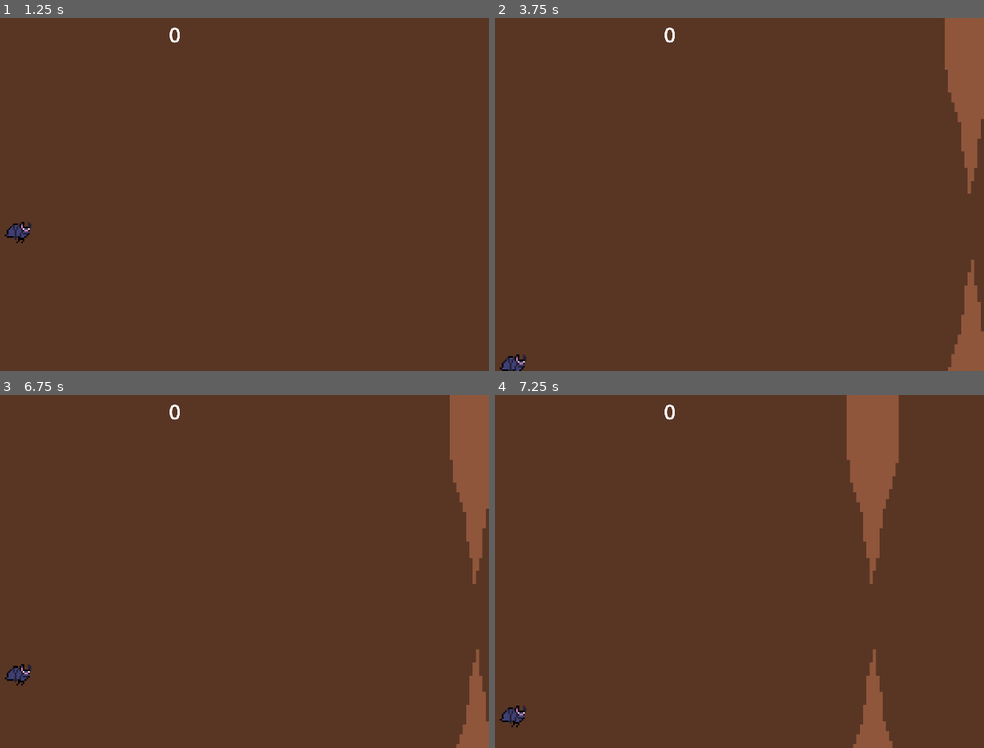
Above: before the commit, frames 1-4 (two rows, left to right).
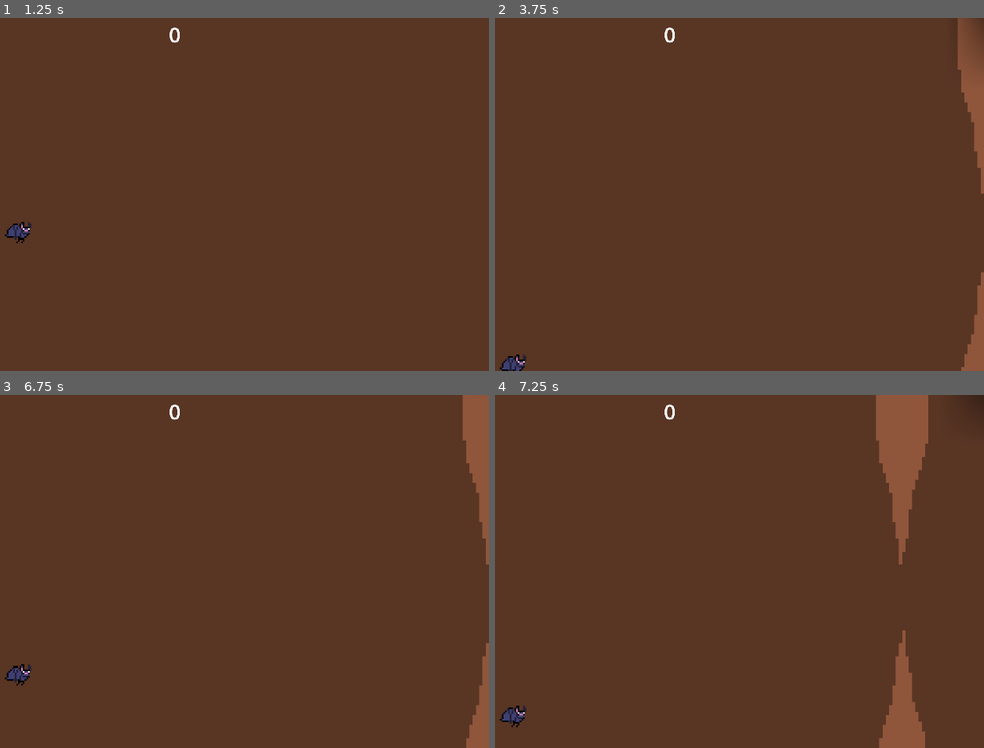
Above: after the commit, the same moments.

Repository: kirjahri/flappy-bat
Game: Godot game, scene res://scenes/main.tscn
Same seed, same stepped clock (60 frames per second), same inputs: the game is played once before the commit and once after it.
Inputs (mouse positions are in pixels of both pictures, inside the frame that each line leads up to):
- Up to frame 1 (1.25 s): move the mouse to (312, 176) at 0.52 s; hold Right mouse button (dive) from 0.53 s (still down); click (312, 176) at 0.77 s
- Up to frame 2 (3.75 s): move the mouse to (543, 212) at 1.27 s; release Right mouse button (dive) at 1.28 s; right-click (543, 212) at 1.35 s; click (543, 212) at 1.52 s; move the mouse to (734, 116) at 2.02 s; hold Right mouse button (dive) 2.03-2.78 s; move the mouse to (636, 265) at 2.77 s; right-click (636, 265) at 2.85 s; click (636, 265) at 3.02 s; tap Enter at 3.5 s; move the mouse to (856, 247) at 3.52 s; hold Right mouse button (dive) from 3.53 s (still down)
- Up to frame 3 (6.75 s): click (361, 624) at 3.77 s; move the mouse to (outside the picture) at 4.27 s; release Right mouse button (dive) at 4.28 s; right-click (outside the picture) at 4.35 s; click (outside the picture) at 4.52 s; move the mouse to (205, 571) at 5.02 s; hold Right mouse button (dive) 5.03-5.78 s; move the mouse to (83, 483) at 5.77 s; right-click (83, 483) at 5.85 s; click (83, 483) at 6.02 s; tap Space at 6.5 s; move the mouse to (312, 553) at 6.52 s; hold Right mouse button (dive) from 6.53 s (still down)
- Up to frame 4 (7.25 s): keep holding Right mouse button (dive); click (807, 553) at 6.77 s

Frame 1 is identical in both runs. In frame 2, 2.7% of the frame differs, in the area x 91-100%, y 0-100%; in frame 3, 2.4%; in frame 4, 7.0%, in the area x 71-100%, y 0-100%.

Commit message:
feat: dim the player's vision over a set time

Diff:
--- a/scenes/dripstones.tscn
+++ b/scenes/dripstones.tscn
@@ -9,6 +9,7 @@
 [node name="Dripstones" type="Node2D" node_paths=PackedStringArray("score_area") groups=["dripstones"]]
 script = ExtResource("1_peu2f")
 score_area = NodePath("ScoreArea")
+speed = 500.0
 
 [node name="Dripstone" parent="." instance=ExtResource("1_56cwe")]
 position = Vector2(0, -50)
--- a/scenes/main.tscn
+++ b/scenes/main.tscn
@@ -15,7 +15,7 @@
 [sub_resource type="WorldBoundaryShape2D" id="WorldBoundaryShape2D_sugp2"]
 normal = Vector2(1, 0)
 
-[node name="Main" type="Node" node_paths=PackedStringArray("destroy_area", "timer", "gui")]
+[node name="Main" type="Node" node_paths=PackedStringArray("destroy_area", "timer", "gui", "player")]
 script = ExtResource("1_0wfyh")
 dripstones_scene = ExtResource("2_sugp2")
 destroy_area = NodePath("DripstonesDestroyArea")
@@ -23,11 +23,17 @@
 x = 2120.0
 y_min = 350.0
 y_max = 750.0
+added_speed = 3.0
 orb_scene = ExtResource("3_tefeu")
+added_x_range_max = 300.0
 gui = NodePath("CanvasLayer/GUI")
+player = NodePath("Player")
 
 [node name="DripstonesTimer" type="Timer" parent="."]
 wait_time = 0.8
+
+[node name="LightTimer" type="Timer" parent="."]
+wait_time = 50.0
 
 [node name="KillZone" parent="." instance=ExtResource("4_jyhfs")]
 
@@ -64,3 +70,7 @@
 
 [node name="GUI" parent="CanvasLayer" instance=ExtResource("5_tbgi4")]
 unique_name_in_owner = true
+
+[node name="CanvasModulate" type="CanvasModulate" parent="."]
+light_mask = 3
+color = Color(0, 0, 0, 1)
--- a/scenes/orb.tscn
+++ b/scenes/orb.tscn
@@ -1,7 +1,8 @@
-[gd_scene load_steps=4 format=3 uid="uid://by0077tgv1o31"]
+[gd_scene load_steps=5 format=3 uid="uid://by0077tgv1o31"]
 
 [ext_resource type="Texture2D" uid="uid://dua0n4fheov00" path="res://assets/sprites/yellow-orb.png" id="1_ktqa0"]
 [ext_resource type="Script" uid="uid://cwi7yfmq7d77f" path="res://scripts/orb.gd" id="1_ubfm6"]
+[ext_resource type="Texture2D" uid="uid://d1txoe7troe3i" path="res://assets/sprites/light.png" id="3_g6cbt"]
 
 [sub_resource type="CircleShape2D" id="CircleShape2D_ubfm6"]
 radius = 6.0
@@ -14,3 +15,8 @@
 
 [node name="CollisionShape2D" type="CollisionShape2D" parent="."]
 shape = SubResource("CircleShape2D_ubfm6")
+
+[node name="PointLight2D" type="PointLight2D" parent="."]
+scale = Vector2(3, 3)
+blend_mode = 2
+texture = ExtResource("3_g6cbt")
--- a/scenes/player.tscn
+++ b/scenes/player.tscn
@@ -1,14 +1,62 @@
-[gd_scene load_steps=3 format=3 uid="uid://byn03koj8bqtk"]
+[gd_scene load_steps=7 format=3 uid="uid://byn03koj8bqtk"]
 
 [ext_resource type="Script" uid="uid://csx0hry5oj5wl" path="res://scripts/player.gd" id="1_g2els"]
 [ext_resource type="Texture2D" uid="uid://b2h5alyflo51f" path="res://assets/sprites/bat.png" id="2_g2els"]
+[ext_resource type="Texture2D" uid="uid://d1txoe7troe3i" path="res://assets/sprites/light.png" id="3_qhqgy"]
 
-[node name="Player" type="CharacterBody2D"]
+[sub_resource type="Animation" id="Animation_dqkch"]
+resource_name = "lose_vision"
+length = 30.0
+tracks/0/type = "value"
+tracks/0/imported = false
+tracks/0/enabled = true
+tracks/0/path = NodePath("PointLight2D:scale")
+tracks/0/interp = 1
+tracks/0/loop_wrap = true
+tracks/0/keys = {
+"times": PackedFloat32Array(0, 30),
+"transitions": PackedFloat32Array(1, 1),
+"update": 0,
+"values": [Vector2(50, 50), Vector2(1, 1)]
+}
+
+[sub_resource type="Animation" id="Animation_qlg0r"]
+length = 0.001
+tracks/0/type = "value"
+tracks/0/imported = false
+tracks/0/enabled = true
+tracks/0/path = NodePath("PointLight2D:scale")
+tracks/0/interp = 1
+tracks/0/loop_wrap = true
+tracks/0/keys = {
+"times": PackedFloat32Array(0),
+"transitions": PackedFloat32Array(1),
+"update": 0,
+"values": [Vector2(50, 50)]
+}
+
+[sub_resource type="AnimationLibrary" id="AnimationLibrary_tuyoq"]
+_data = {
+&"RESET": SubResource("Animation_qlg0r"),
+&"lose_vision": SubResource("Animation_dqkch")
+}
+
+[node name="Player" type="CharacterBody2D" node_paths=PackedStringArray("animation_player")]
 scale = Vector2(5, 5)
 script = ExtResource("1_g2els")
+animation_player = NodePath("AnimationPlayer")
 
 [node name="Sprite2D" type="Sprite2D" parent="."]
 texture = ExtResource("2_g2els")
 
 [node name="CollisionPolygon2D" type="CollisionPolygon2D" parent="."]
 polygon = PackedVector2Array(7, -3, 3, -3, 0, -5, -3, -5, -7, -1, -8, 2, -7, 4, 0, 4, 0, 6, 4, 6, 4, 4, 7, 2)
+
+[node name="PointLight2D" type="PointLight2D" parent="."]
+scale = Vector2(50, 50)
+texture = ExtResource("3_qhqgy")
+
+[node name="AnimationPlayer" type="AnimationPlayer" parent="."]
+libraries = {
+&"": SubResource("AnimationLibrary_tuyoq")
+}
--- a/scripts/main.gd
+++ b/scripts/main.gd
@@ -20,7 +20,7 @@
 
 @export_group("Orb")
 @export var orb_scene: PackedScene
-@export var spawn_odds: float = 0.2
+@export var spawn_odds: float = 1.0 / 3.0
 
 @export_subgroup("Spawn Position")
 @export var added_x_range_min: float = 100.0
@@ -31,6 +31,14 @@
 
 @export_group("GUI")
 @export var gui: Control
+
+@export_group("Player")
+@export var player: CharacterBody2D
+
+@export_subgroup("Vision")
+
+# Defines how many seconds the animation that limits the player's vision is set back (0.0 restores nothing, 20.0 restores it all).
+@export_range(0, 20, 0.2) var seconds_restored: float = 2.0
 
 var score: int = 0
 var dripstones_speed: float
@@ -92,4 +100,9 @@
 
 
 func _on_orb_collected() -> void:
-	increment_score(1)
+	var animation_player: AnimationPlayer = player.get_node("AnimationPlayer")
+	var current_position: float = animation_player.current_animation_position
+
+	# Play the `"lose_vision"` animation starting from the previous current position minus `seconds_restored` until the end
+	animation_player.stop()
+	animation_player.play_section("lose_vision", current_position - seconds_restored, -1.0)
--- a/scripts/player.gd
+++ b/scripts/player.gd
@@ -1,8 +1,14 @@
 extends CharacterBody2D
+
+@export var animation_player: AnimationPlayer
 
 @export_range(1, 10, 0.2) var gravity_multiplier: float = 2.0
 @export_range(1, 10, 0.2) var dive_multiplier: float = 2.0
 @export_range(-1000, 0, 0.2) var jump_velocity: float = -500.0
+
+
+func _ready() -> void:
+	animation_player.play("lose_vision")
 
 
 func _physics_process(delta: float) -> void:
Binary file added: assets/sprites/light.png
Not shown, added: assets/sprites/light.png.import
